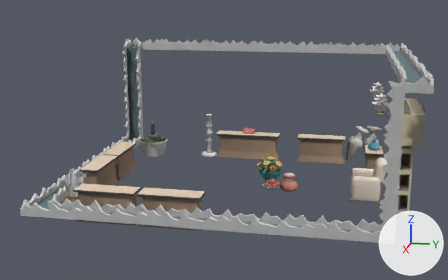
Two versions of the glTF model www/models/lba2/iso_scenes/91.glb, one commit apart.
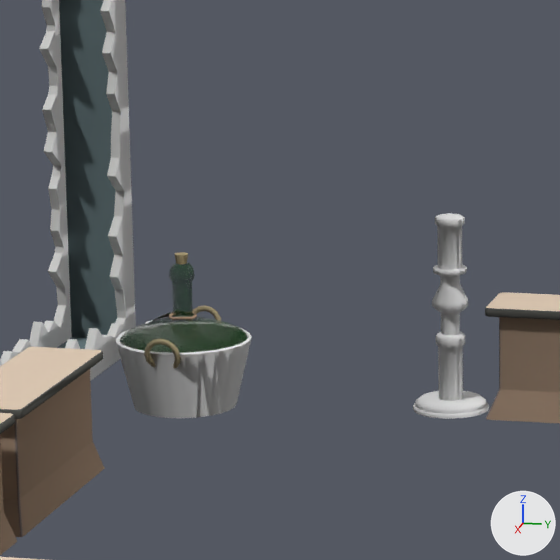
Old and new are each drawn whole from a 50 mm lens placed at (42.64, -7.11, 10.79), pointed at (11.9, -13.25, 3.1) and again close up on the part from 26% to 52% of the width and 25% to 67% of the height. Arrows for +X, +Y and +Z are at lower right; the lights stay in place. Where no turn or scale is listed for an object, it has been applied to the vertices. Vertices at the same position are counted once.

The older version as bpy lines, for what is in view:
```python
me_mesh_0 = bpy.data.meshes.new('Mesh_0')
me_mesh_0.from_pydata(...)  # 21719 vertices, 39506 faces; spans x 4.0..19.0, y -21.0..-4.0, z 0.5..7.7
me_mesh_0.materials.append(mat_material_0)
me_mesh_1 = bpy.data.meshes.new('Mesh_1')
me_mesh_1.from_pydata(...)  # 2408 vertices, 2460 faces; spans x 4.0..19.0, y -21.0..-4.0, z 1.0..7.7
me_mesh_1.materials.append(mat_material_1)  # its picture is missing
me_mesh_5 = bpy.data.meshes.new('Mesh_5')
me_mesh_5.from_pydata(...)  # 122 vertices, 240 faces; spans x 5.1..6.9, y -19.9..-18.1, z 0.5..1.43
me_mesh_5.materials.append(mat_material_5)  # its picture is missing
ob_colored = bpy.data.objects.new('colored', me_mesh_0)
ob_colored.location = (0.0, 0.0, 0.0)
ob_textured_378b86fd = bpy.data.objects.new('textured_378b86fd', me_mesh_5)
ob_textured_378b86fd.location = (0.0, 0.0, 0.0)
ob_textured_7fcd92d9 = bpy.data.objects.new('textured_7fcd92d9', me_mesh_1)
ob_textured_7fcd92d9.location = (0.0, 0.0, 0.0)
# also in view: 'original_0' at (6.0, -19.0, 1.48); 'textured_b0a32058' at (5.5, -15.5, 1.8)
```
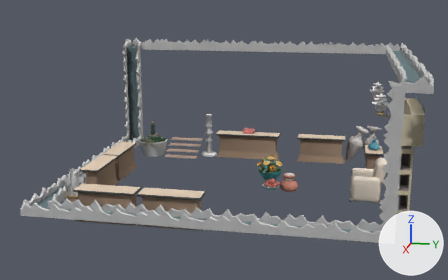
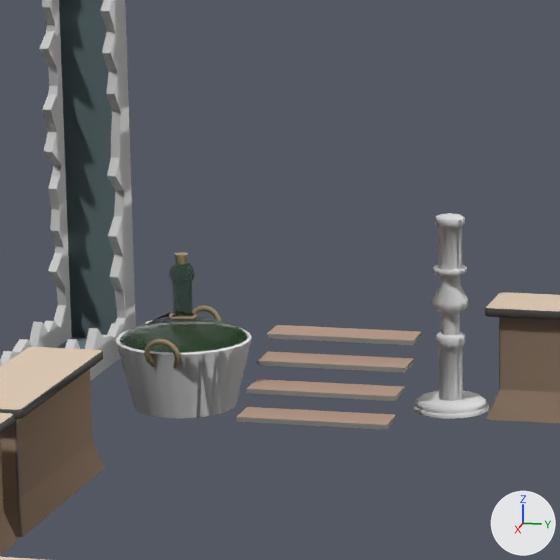
Pixel boxes (x1, y1, x2, y2) of what changed, in the close-ups (560 x 560 px):
part 1 of me_mesh_0, added: after (257, 351, 414, 373)
part 2 of me_mesh_0, added: after (267, 325, 422, 345)
part 3 of me_mesh_0, added: after (236, 407, 396, 430)
part 4 of me_mesh_0, added: after (246, 379, 405, 401)

The edits, one by one:
me_mesh_0 is used by ob_colored; location (0.0, 0.0, 0.0).
me_mesh_0 had 21719 vertices, 39506 faces and spanned x 4.0..19.0, y -21.0..-4.0, z 0.5..7.7.
me_mesh_0 now has 21751 vertices, 39554 faces and spans x 4.0..19.0, y -21.0..-4.0, z 0.5..7.7.
me_mesh_0 part 1: a new loose piece, a box spanning x 5.483..5.992, y -18.0..-16.0, z 1.092..1.154, in mat_material_0.
me_mesh_0 part 2: a new loose piece, a box spanning x 5.005..5.514, y -18.0..-16.0, z 1.343..1.405, in mat_material_0.
me_mesh_0 part 3: a new loose piece, a box spanning x 6.483..6.992, y -18.0..-16.0, z 0.592..0.654, in mat_material_0.
me_mesh_0 part 4: a new loose piece, a box spanning x 6.005..6.514, y -18.0..-16.0, z 0.843..0.905, in mat_material_0.
